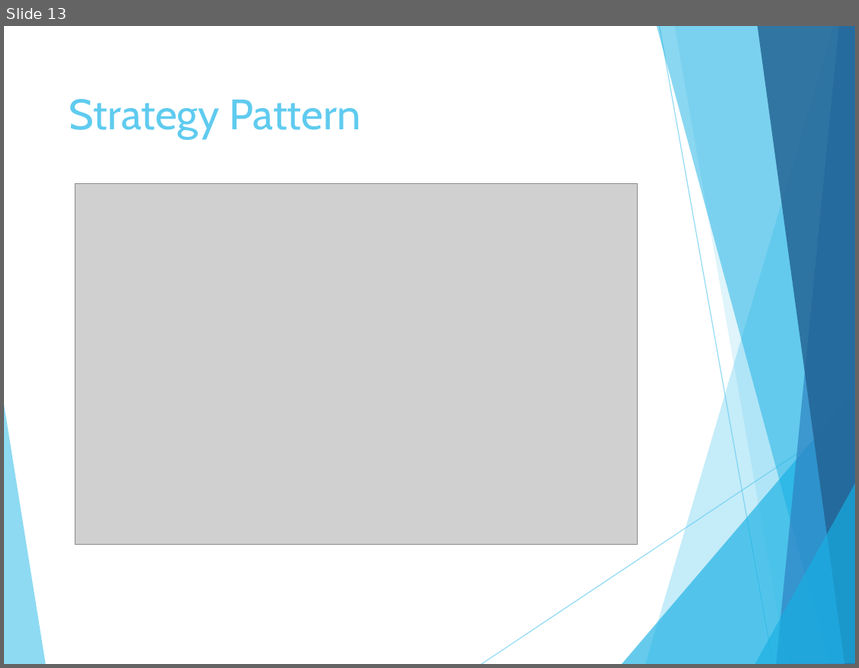
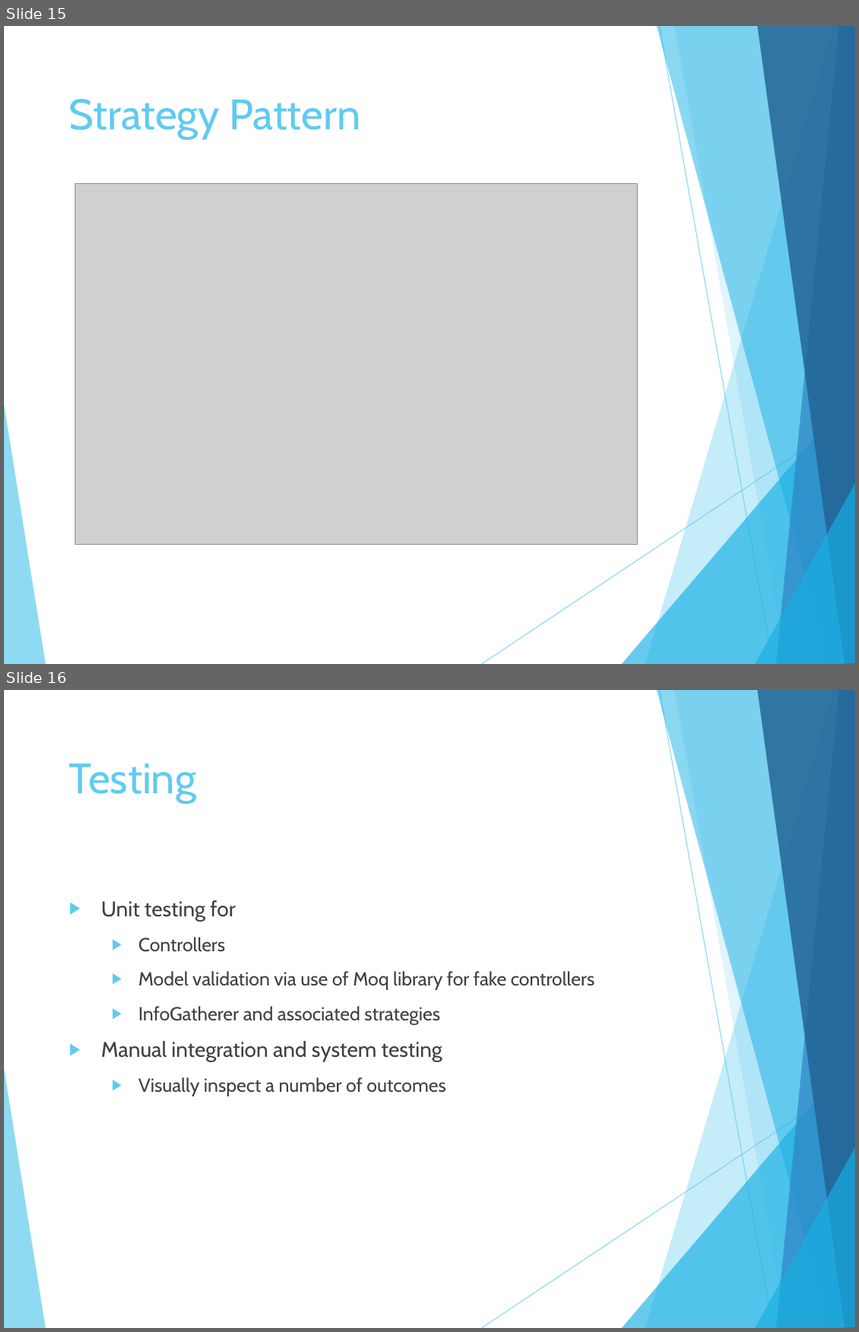
Before and after one commit to andburn-archive/maps-ent, a slide deck: documentation/Mapsago.pptx. Shown one above the other, each under a label of ours: slide 13 before the commit, slides 15 and 16 after it. The pictures are 859x668 and 859x1332 pixels, drawn with LibreOffice and Linux fonts; fonts in the diff are those of the drawing; grey boxes stand for pictures. Boxes give left, top, right and bottom in pixels: in the first picture for what was removed or moved away, otherwise in the second. Text is boxed around its words. In the diff, an @@ line names an element or a change of style, - is before the commit and + after.

```diff
--- a/documentation/Mapsago.pptx
+++ b/documentation/Mapsago.pptx
@@ slide 16 added at (4, 690, 855, 1328), background #FFFFFF; not listed: 10 template elements that a slide beside it also shows @@
@@ title added at (69, 764, 196, 802), 36 pt, text #5FCBEF @@
+Testing
@@ text added at (101, 901, 595, 1097), 16 pt, text #404040 @@
+▶ Unit testing for
+  ▶ Controllers
+  ▶ Model validation via use of Moq library for fake controllers
+  ▶ InfoGatherer and associated strategies
+▶ Manual integration and system testing
+  ▶ Visually inspect a number of outcomes
@@ what was slide 13 is now slide 15 @@
```
Also in this commit, not shown: 4 slides changed, 3 other slides added, 11 other files.
